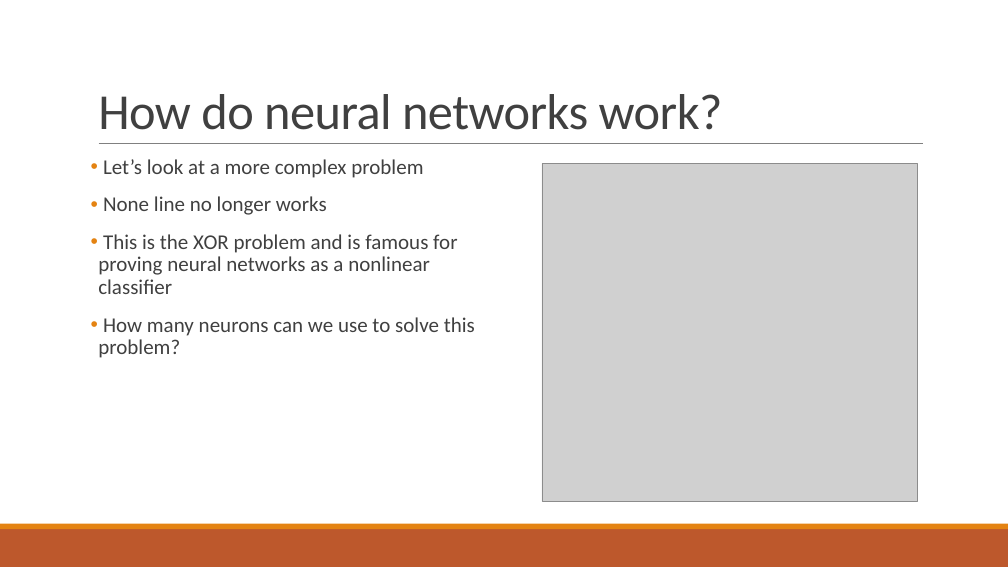
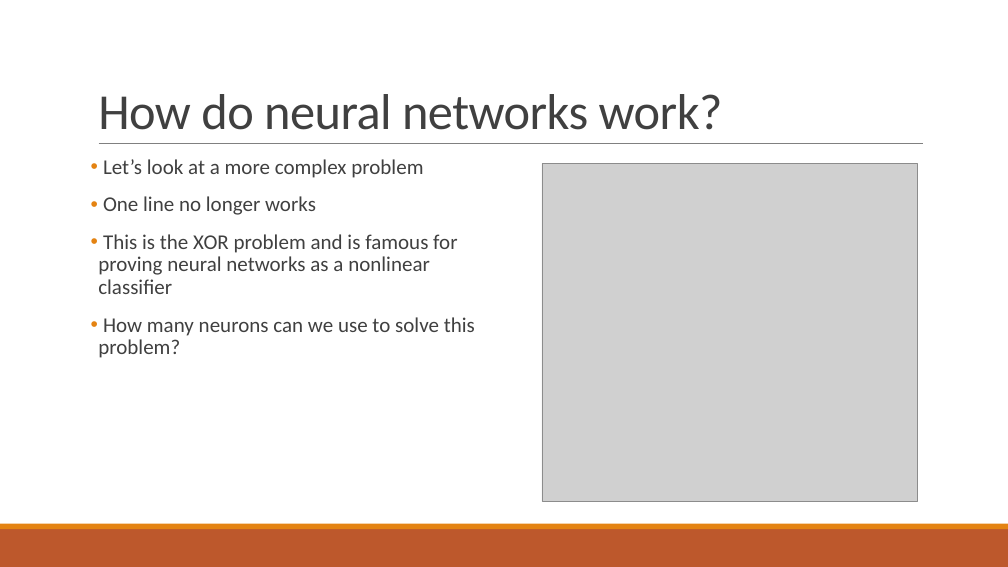
Before and after one commit to santacml/Keras_Talk_IEEE, a slide deck: slide 15 of Talk Files/Yet Another Neural Network Intro (YANNI).pptx. Drawn at 1008x567 pixels with LibreOffice and Linux fonts; fonts in the diff are those of the drawing; grey boxes stand for pictures. Boxes give left, top, right and bottom in pixels: in the first picture for what was removed or moved away, otherwise in the second. Text is boxed around its words. In the diff, an @@ line names an element or a change of style, - is before the commit and + after.

```diff
--- a/Talk Files/Yet Another Neural Network Intro (YANNI).pptx
+++ b/Talk Files/Yet Another Neural Network Intro (YANNI).pptx
@@ text at (103,196,316,215): text changed @@
-• None line no longer works
+• One line no longer works
```
Also in this commit, not shown: 2 slides added, 1 other file.
